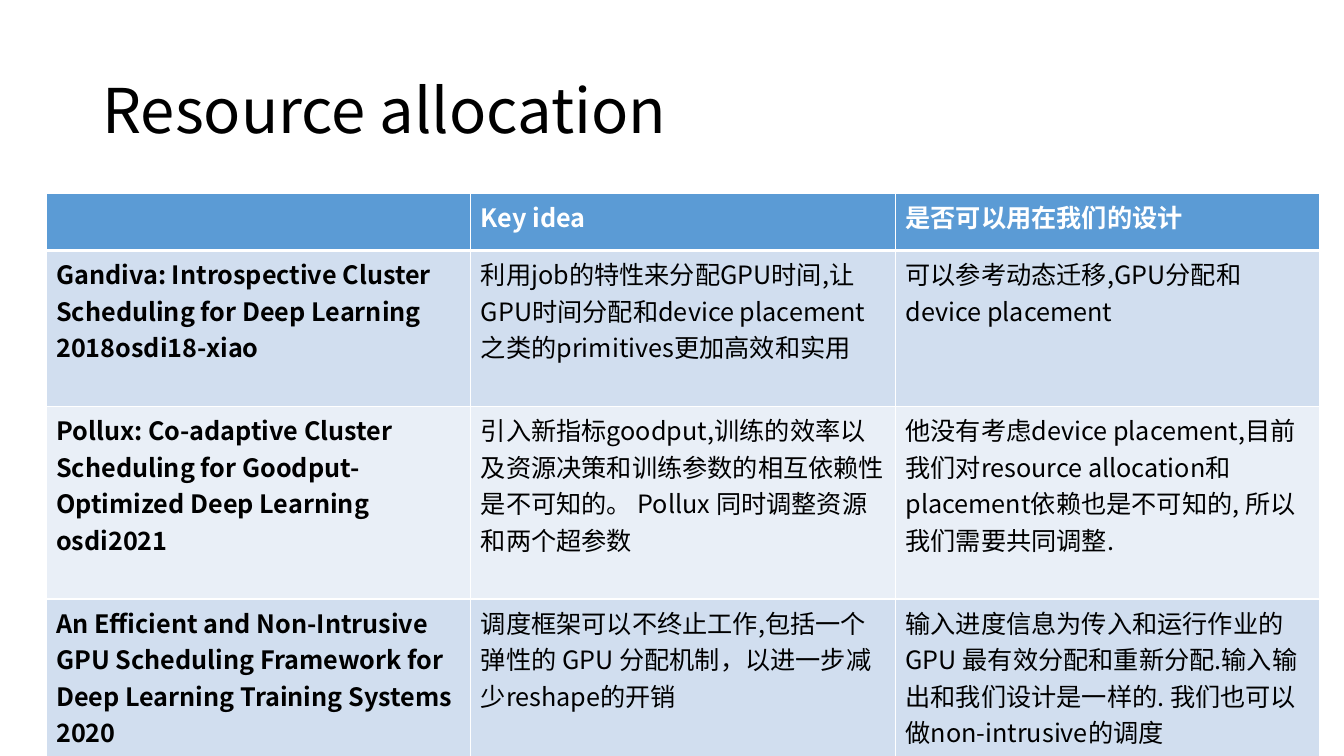
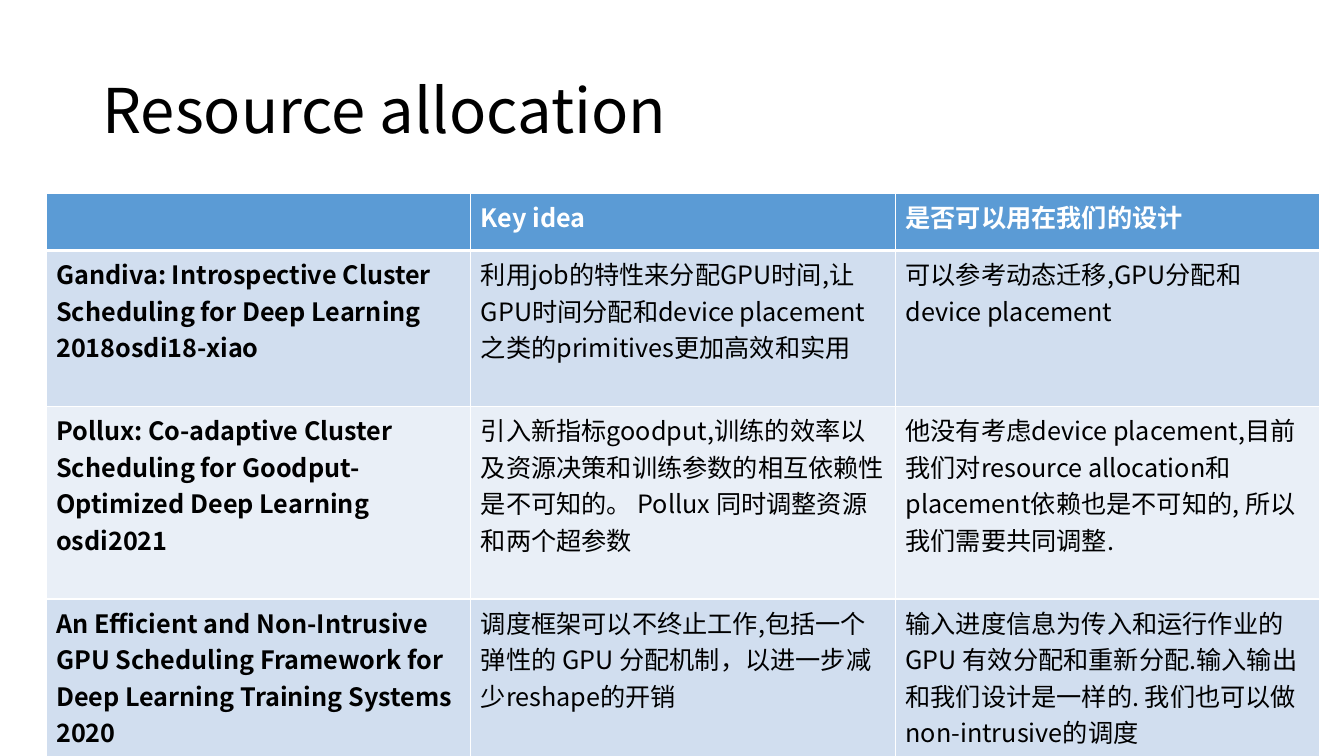
Before and after one commit to LukeLIN-web/distrubuted-ML-system, a slide deck: slide 3 of week report/8.18 report.pptx. Drawn at 1344x756 pixels with LibreOffice and Linux fonts; fonts in the diff are those of the drawing. Boxes give left, top, right and bottom in pixels: in the first picture for what was removed or moved away, otherwise in the second. Text is boxed around its words. In the diff, an @@ line names an element or a change of style, - is before the commit and + after.

```diff
--- a/week report/8.18 report.pptx
+++ b/week report/8.18 report.pptx
@@ table at (x1=46, y1=194, x2=1320, y2=748) @@
-row 4, column 3: 输入进度信息为传入和运行作业的 GPU 最有效分配和重新分配.输入输出和我们设计是一样的. 我们也可以做non-intrusive的调度
+row 4, column 3: 输入进度信息为传入和运行作业的 GPU 有效分配和重新分配.输入输出和我们设计是一样的. 我们也可以做non-intrusive的调度
```
Also in this commit, not shown: 3 other slides changed, 15 other files.
